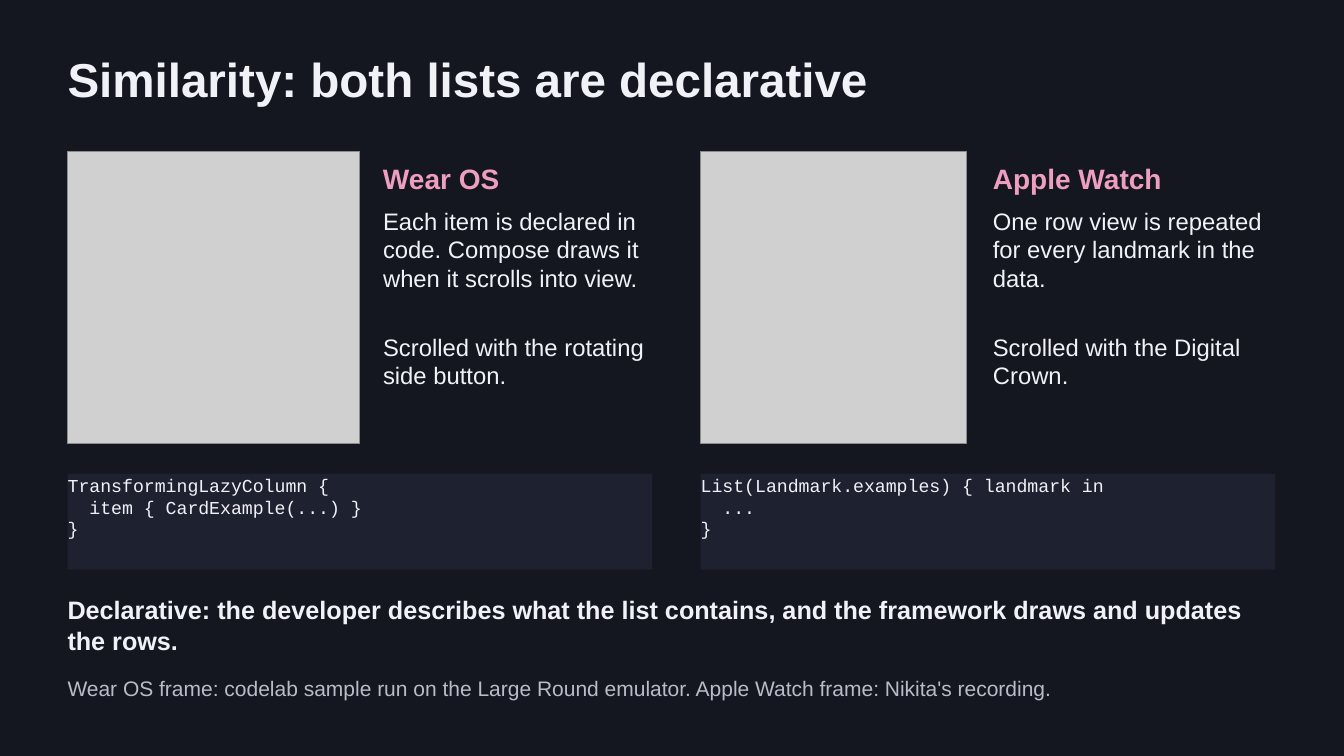
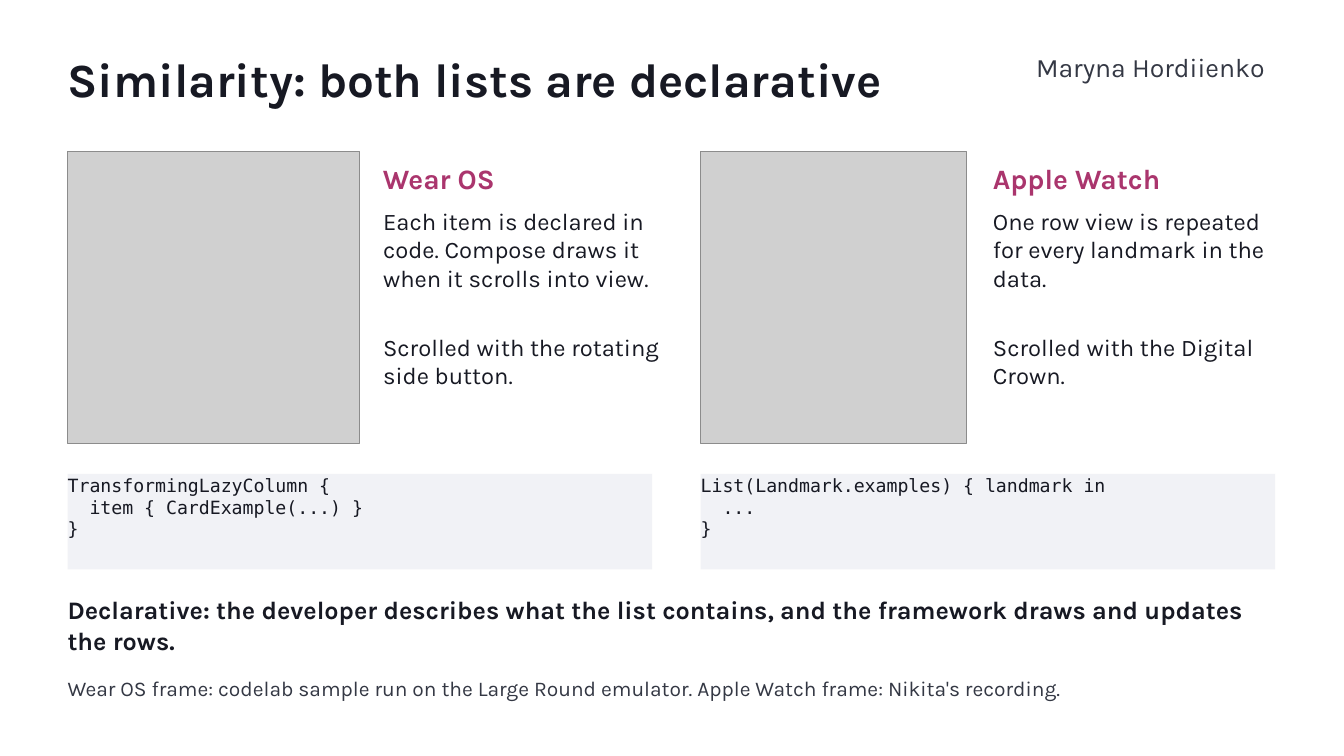
Before and after one commit to ms-Maryna/WearableAppDev, a slide deck: slide 18 of docs/slides/Wearable-App-Development.pptx (slide 13 before the commit). Drawn at 1344x756 pixels with LibreOffice and Linux fonts; fonts in the diff are those of the drawing; grey boxes stand for pictures. Boxes give left, top, right and bottom in pixels: in the first picture for what was removed or moved away, otherwise in the second. Text is boxed around its words. In the diff, an @@ line names an element or a change of style, - is before the commit and + after.

```diff
--- a/docs/slides/Wearable-App-Development.pptx
+++ b/docs/slides/Wearable-App-Development.pptx
@@ background #151720 to #FFFFFF @@
@@ text added at [1036,58,1264,84], 19 pt, text #343844 @@
+Maryna Hordiienko
@@ text "Wear OS" at [383,170,495,190]: font Arial to Karla, text colour #EE9EBF to #AA356D @@
@@ text "Apple Watch" at [993,169,1160,196]: font Arial to Karla, text colour #EE9EBF to #AA356D @@
@@ rectangle "TransformingLazyColumn {" at [68,474,652,570]: font Courier New to DejaVu Sans Mono, text colour #F1F2F7 to #171923; fill #1E2130 to #F1F2F6 @@
@@ rectangle "List(Landmark.examples) { landmark in" at [701,474,1275,570]: font Courier New to DejaVu Sans Mono, text colour #F1F2F7 to #171923; fill #1E2130 to #F1F2F6 @@
@@ font Arial to Karla, text colour #F1F2F7 to #171923 in 6 elements at [68,63,882,109], [383,213,649,288], [383,339,659,385], [993,213,1265,288], [993,339,1253,385], [68,601,1242,651] @@
@@ text "Wear OS frame: codelab sample ..." at [68,681,1060,701]: font Arial to Karla, text colour #B9BBC8 to #343844 @@
```
Also in this commit, not shown: 14 other slides changed, 7 slides added, 6 other files.
